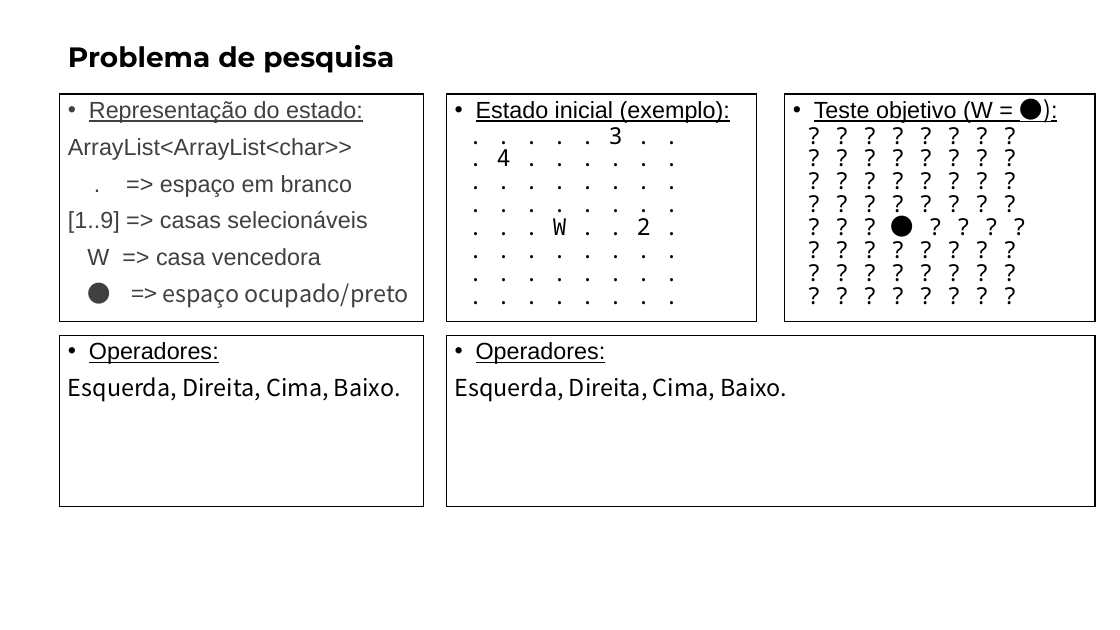
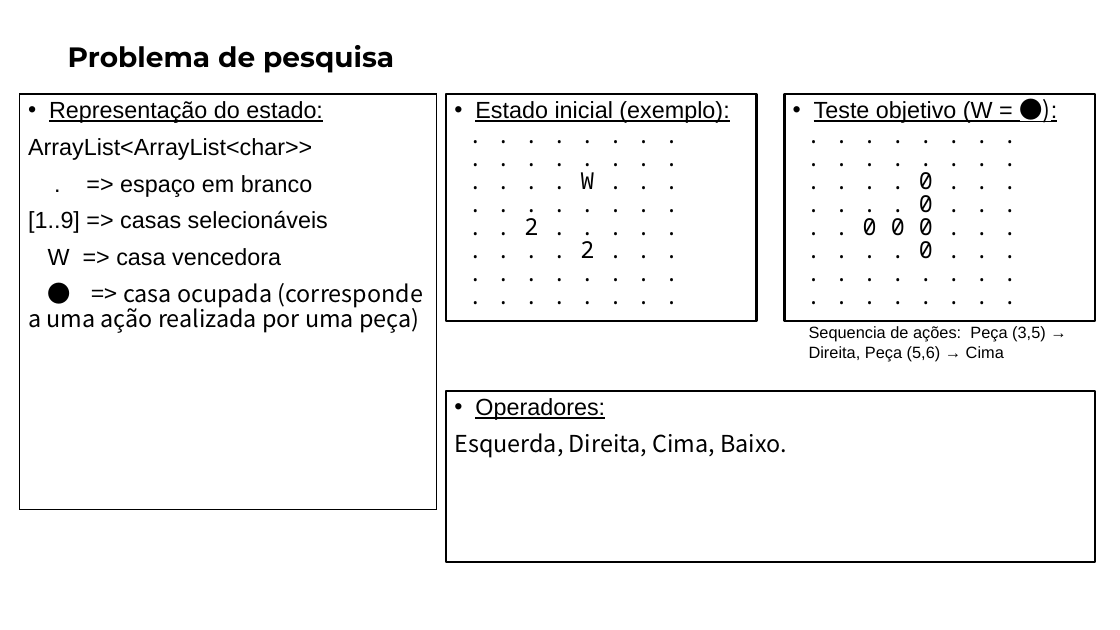
Before and after one commit to matheusPereiraG/IART, a slide deck: slide 3 of FEUP.pptx (slide 4 before the commit). Drawn at 1120x630 pixels with LibreOffice and Linux fonts; fonts in the diff are those of the drawing. Boxes give left, top, right and bottom in pixels: in the first picture for what was removed or moved away, otherwise in the second. Text is boxed around its words. In the diff, an @@ line names an element or a change of style, - is before the commit and + after.

Commit message:
final changes to ppt

```diff
--- a/FEUP.pptx
+++ b/FEUP.pptx
@@ rectangle "Representação do estado:" resized from (x1=60, y1=94, x2=423, y2=322) to (x1=20, y1=94, x2=437, y2=509) @@
@@ rectangle "Representação do estado:" at (x1=20, y1=94, x2=437, y2=509): text to rectangle; outline #000000 1 pt to #000000 0.99 pt @@
@@ text in rectangle at (x1=28, y1=101, x2=328, y2=266): text colour #404040 to #000000 in "Representação do estado:", "ArrayList<ArrayList<char>>", ". => espaço em branco", "[1..9] => casas selecionáveis" and 1 more places @@
@@ text in rectangle at (x1=446, y1=94, x2=757, y2=321): paragraph removed @@
-. . . . . . . .
@@ outline #000000 1 pt to #000000 2 pt in 3 elements at (x1=446, y1=392, x2=1095, y2=563), (x1=446, y1=94, x2=757, y2=321), (x1=785, y1=94, x2=1096, y2=321) @@
@@ text in rectangle at (x1=497, y1=127, x2=623, y2=166): paragraphs removed @@
-. . . . . 3 . .
-. 4 . . . . . .
@@ text in rectangle at (x1=524, y1=172, x2=594, y2=258): text changed @@
-. . . W . . 2 .
+. . . . W . . .
+. . . . . . . .
+. . 2 . . . . .
+. . . . 2 . . .
@@ text in rectangle at (x1=863, y1=172, x2=933, y2=259): text changed @@
-? ? ? ? ? ? ? ?
-? ? ? ? ? ? ? ?
-? ? ? ? ? ? ? ?
-? ? ? ? ? ? ? ?
-? ? ? ● ? ? ? ?
-? ? ? ? ? ? ? ?
-? ? ? ? ? ? ? ?
-? ? ? ? ? ? ? ?
+. . . . . . . .
+. . . . . . . .
+. . . . 0 . . .
+. . . . 0 . . .
+. . 0 0 0 . . .
+. . . . 0 . . .
+. . . . . . . .
+. . . . . . . .
@@ text in rectangle at (x1=28, y1=283, x2=423, y2=333): text changed; text colour #404040 to #000000 @@
-● => espaço ocupado/preto
+● => casa ocupada (corresponde a uma ação realizada por uma peça)
@@ text added at (x1=809, y1=326, x2=1046, y2=361), 14 pt, text #000000 @@
+Sequencia de ações: Peça (3,5) → Direita, Peça (5,6) → Cima
@@ rectangle removed at (x1=60, y1=335, x2=423, y2=507) @@
-• Operadores:
-Esquerda, Direita, Cima, Baixo.
@@ rectangle "Operadores:" moved from (x1=446, y1=335, x2=1096, y2=507) to (x1=446, y1=392, x2=1095, y2=563) @@
```
Also in this commit, not shown: 1 other slide changed, 1 slide added, 1 slide removed.
